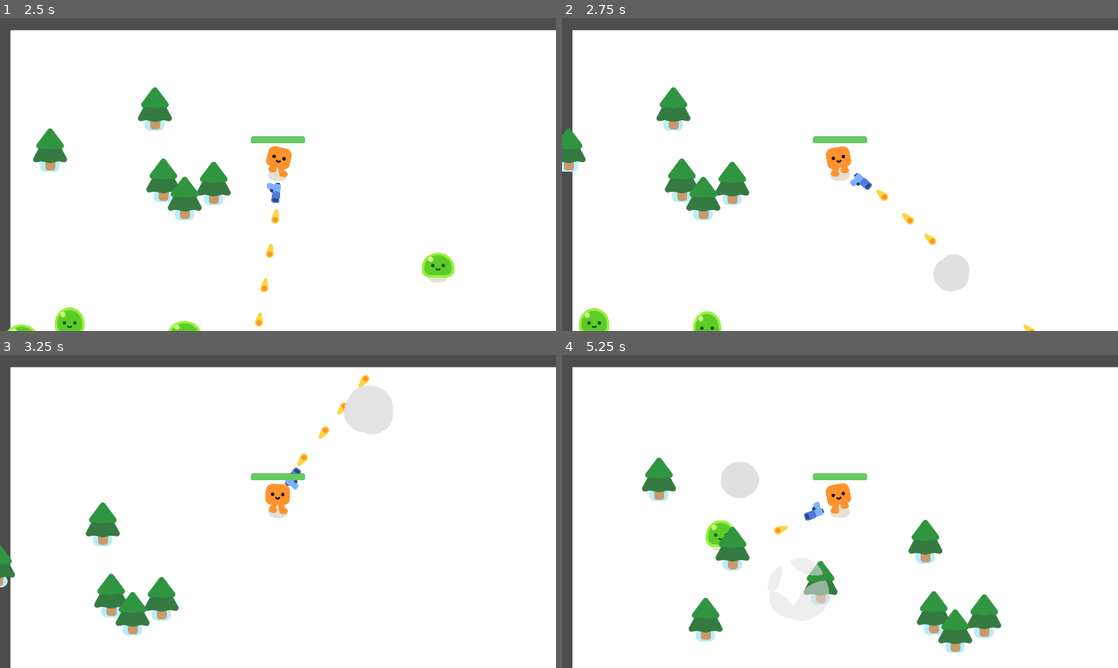
Above: before the commit, frames 1-4 (two rows, left to right).
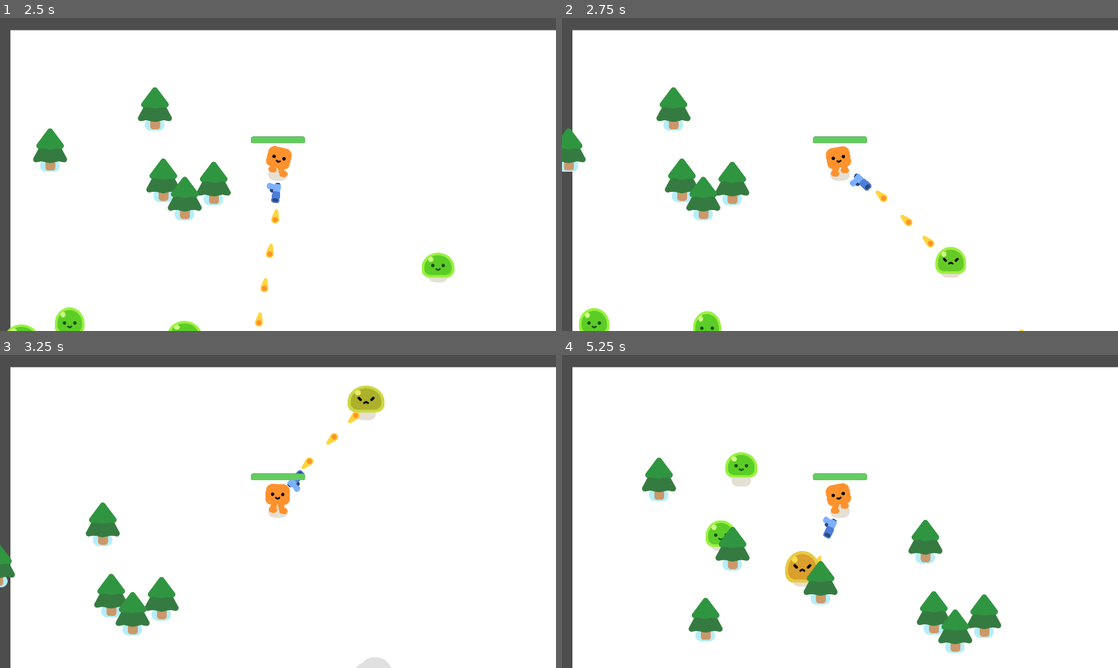
Above: after the commit, the same moments.

Repository: joeypshell/your-first-game-with-godot-4
Game: Godot game, scene res://survivors_game.tscn
Same seed, same stepped clock (60 frames per second), same inputs: the game is played once before the commit and once after it.
Inputs:
- Up to frame 1 (2.5 s): tap Enter at 0.5 s; hold D (move_right) 0.53-1.28 s; hold S (move_down) 1.28-2.03 s; hold D (move_right) from 2.03 s (still down)
- Up to frame 2 (2.75 s): keep holding D (move_right)
- Up to frame 3 (3.25 s): release D (move_right) at 2.78 s; hold W (move_up) from 2.78 s (still down)
- Up to frame 4 (5.25 s): release W (move_up) at 3.53 s; hold A (move_left) 3.53-5.03 s; hold S (move_down) from 5.03 s (still down)

Frame 1 is identical in both runs. In frame 2, 0.9% of the frame differs, in the area x 51-86%, y 49-100%; in frame 3, 1.5%; in frame 4, 1.8%, in the area x 28-50%, y 30-80%.

Commit message:
added game over

Diff:
--- a/mob.gd
+++ b/mob.gd
@@ -1,6 +1,6 @@
 extends CharacterBody2D
 
-var health = 3
+var health = 6
 
 @onready var player = get_node("/root/Game/Player")
 
--- a/player.gd
+++ b/player.gd
@@ -2,7 +2,7 @@
 
 signal health_depleted
 
-var health = 100.0
+var health = 20.0
 
 func _physics_process(delta: float) -> void:
 	var direction = Input.get_vector("move_left","move_right","move_up","move_down")
--- a/survivors_game.gd
+++ b/survivors_game.gd
@@ -12,3 +12,8 @@
 
 func _on_timer_timeout() -> void:
 	spawn_mob()
+
+
+func _on_player_health_depleted() -> void:
+	%GameOver.visible = true
+	get_tree().paused = true
--- a/survivors_game.tscn
+++ b/survivors_game.tscn
@@ -63,4 +63,29 @@
 wait_time = 0.3
 autostart = true
 
+[node name="GameOver" type="CanvasLayer" parent="." unique_id=1302885536]
+unique_name_in_owner = true
+visible = false
+
+[node name="ColorRect" type="ColorRect" parent="GameOver" unique_id=1546215172]
+anchors_preset = 15
+anchor_right = 1.0
+anchor_bottom = 1.0
+grow_horizontal = 2
+grow_vertical = 2
+color = Color(0, 0, 0, 0.44313726)
+
+[node name="Label" type="Label" parent="GameOver/ColorRect" unique_id=2033859566]
+layout_mode = 1
+anchors_preset = 15
+anchor_right = 1.0
+anchor_bottom = 1.0
+grow_horizontal = 2
+grow_vertical = 2
+theme_override_font_sizes/font_size = 139
+text = "GAME OVER"
+horizontal_alignment = 1
+vertical_alignment = 1
+
+[connection signal="health_depleted" from="Player" to="." method="_on_player_health_depleted"]
 [connection signal="timeout" from="Timer" to="." method="_on_timer_timeout"]
